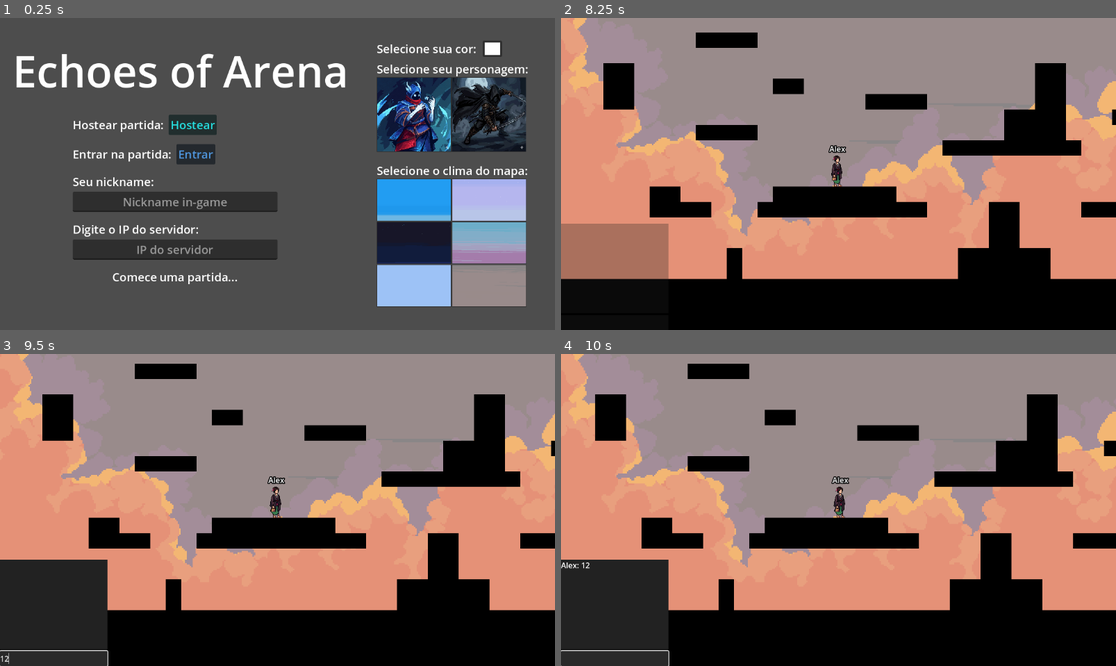
Above: before the commit, frames 1-4 (two rows, left to right).
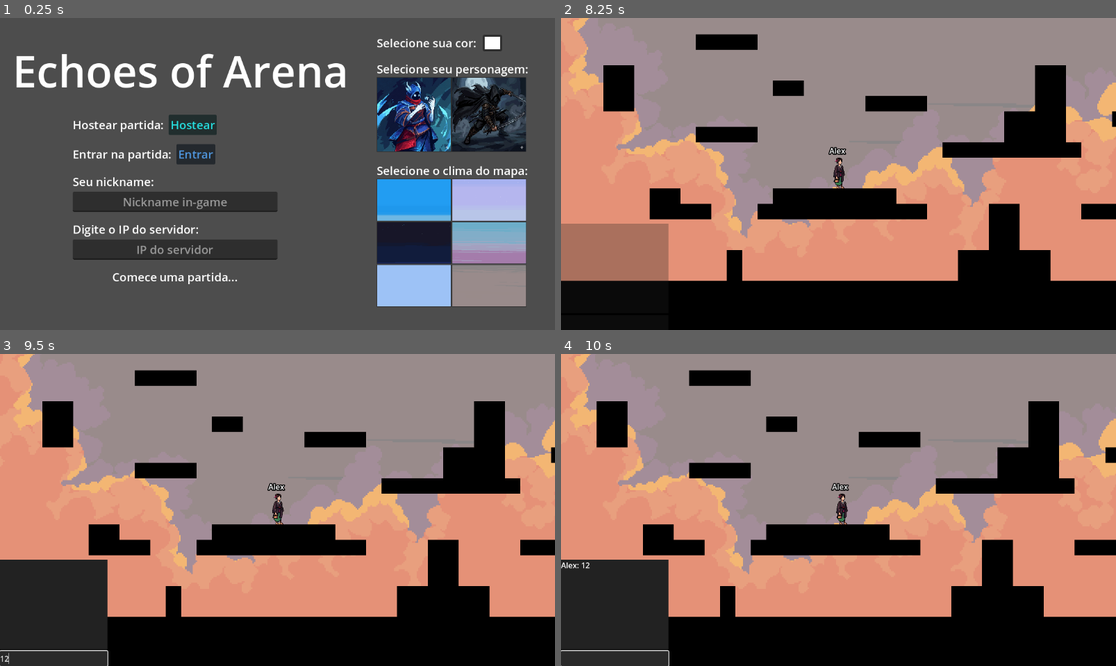
Above: after the commit, the same moments.

Repository: ramalhoproject/echoes-of-arena
Game: Godot game, scene res://maps/Lobby.tscn
Same seed, same stepped clock (60 frames per second), same inputs: the game is played once before the commit and once after it.
Inputs (mouse positions are in pixels of both pictures, inside the frame that each line leads up to):
- Up to frame 1 (0.25 s): no input
- Up to frame 2 (8.25 s): click (738, 202) at 0.52 s; type "Alex" at 0.6 s; click (738, 248) at 0.75 s; type "12" at 0.83 s; click "Entrar" at 1.25 s; click (977, 114) at 2 s; click (1049, 114) at 2.75 s; click (977, 198) at 3.5 s; click (1049, 198) at 4.25 s; click (977, 242) at 5 s; click (1049, 242) at 5.75 s; click (977, 286) at 6.5 s; click (1049, 286) at 7.25 s; click "Hostear" at 8 s
- Up to frame 3 (9.5 s): click (55, 659) at 8.77 s; type "12" at 8.85 s
- Up to frame 4 (10 s): tap Enter (ui_accept) at 9.5, 9.77 s; hold Right (ui_right) from 9.53 s (still down); hold Shift (shift) from 9.53 s (still down)

The runs differ from the first frame. In frame 1, 0.6% of the frame differs, in the area x 67-91%, y 5-13%; in frame 2, 3.5%; in frame 3, 9.4%; in frame 4, 10%, in the area x 1-100%, y 0-85%.

Commit message:
Movimentos responsivos
Adicionado ao movimento do jogador as responsividades:
- Movimento horizontal dinamico (aceleração e fricção)
- Gravidade variável (sensação de peso mais realista)
- Pulo variável (pulo mais controlado)
- Buffer no pulo (deixa a sensação de input mais justa)
- Pulo coyote (pulo mais justo)
- Correção de quinas (bater a cabeça em plataforma faz você deslizar)

Diff:
--- a/core/MapNetwork.gd
+++ b/core/MapNetwork.gd
@@ -87,10 +87,10 @@
 		NetworkManager.playerNames[1] = NetworkManager.localNickname
 
 		# Cria o player local do próprio host imediatamente
-		_spawn_player(1, NetworkManager.localPlayerColor)
+		_spawn_player(1, NetworkManager.localPlayerColor, NetworkManager.selectedCharacter)
 	else:
 		# Se for um cliente, envia um RPC para o servidor registrando seu nickname
-		rpc_id(1, "_server_register_name", NetworkManager.localNickname, NetworkManager.localPlayerColor)
+		rpc_id(1, "_server_register_name", NetworkManager.localNickname, NetworkManager.localPlayerColor, NetworkManager.selectedCharacter)
 
 	# Como essa função roda assim que a cena carrega,
 	# ela vai checar o que foi salvo no NetworkManager
@@ -102,19 +102,19 @@
 	pass
 
 @rpc("any_peer", "reliable")
-func _server_register_name(nick: String, color: Color):
+func _server_register_name(nick: String, color: Color, character: String):
 	var senderId = multiplayer.get_remote_sender_id()
 	NetworkManager.playerNames[senderId] = nick
 	# Você pode criar um dicionário de cores no NetworkManager se quiser guardar
 
-	_spawn_player(senderId, color) # Passa a cor recebida
+	_spawn_player(senderId, color, character) # Passa a cor recebida
 
 	# Notifica o chat com a cor correta do player que entrou
 	var chat = get_tree().get_first_node_in_group("InterfaceChatGroup")
 	if chat:
 		chat.rpc("_receive_message", nick, "conectou-se", color, true)
 
-func _spawn_player(id: int, color: Color = Color.WHITE):
+func _spawn_player(id: int, color: Color, character: String):
 	# Função auxiliar do servidor para calcular posição e disparar o spawn
 	if multiplayer.is_server():
 			var index = playersContainer.get_child_count() % pointsList.size()
@@ -122,21 +122,21 @@
 			var nick = NetworkManager.playerNames.get(id, "Player_" + str(id))
 
 			# Agora passamos a cor correta do player, não a do Host
-			playersSpawner.spawn({"id": id, "pos": spawnPos, "nick": nick, "color": color})
+			playersSpawner.spawn({"id": id, "pos": spawnPos, "nick": nick, "color": color, "char": character})
 
 func _custom_spawn(data: Variant) -> Node:
 	# Esta função é executada em TODOS os peers (host e clientes) via MultiplayerSpawner
 	var player = playerScene.instantiate()
-
 	# Define o nome do nó como o ID para manter a sincronia entre os peers
 	player.name = str(data.id)
-
+	# Define a autoridade ANTES de adicionar à árvore para evitar conflitos
+	player.set_multiplayer_authority(data.id)
 	# Define a posição recebida através do dicionário de dados
 	player.global_position = data.pos
-
-	# Acessa o nó de identidade visual e aplica os dados de Nick e Cor
-	# Certifique-se que o nó "PlayerVisual" existe dentro da cena Player.tscn
+	# Seta Nome e Cor
 	player.get_node("PlayerVisual").setup_identity(data)
+	# Supondo que o nó se chama "AnimatedSprite2D" ou "PlayAnimations"
+	player.get_node("AnimatedSprite2D").setup_visual(data.char)
 
 	# Retorna o player para que o Godot o adicione automaticamente ao playersContainer
 	return player
--- a/maps/Lobby.tscn
+++ b/maps/Lobby.tscn
@@ -235,9 +235,9 @@
 [node name="SelecaoCor" type="Control" parent="."]
 anchors_preset = 0
 offset_left = 782.0
-offset_top = 47.0
+offset_top = 35.0
 offset_right = 822.0
-offset_bottom = 87.0
+offset_bottom = 75.0
 
 [node name="Label" type="Label" parent="SelecaoCor"]
 layout_mode = 0
--- a/player/base/Player.tscn
+++ b/player/base/Player.tscn
@@ -8,8 +8,9 @@
 [ext_resource type="Script" uid="uid://cyq5b6uob4l76" path="res://player/base/PlayerInput.gd" id="5_x8kxw"]
 [ext_resource type="SpriteFrames" uid="uid://cehlptl6x11o5" path="res://characters/CryomancerAnimation.tres" id="6_2rkwa"]
 
-[sub_resource type="RectangleShape2D" id="RectangleShape2D_4kuee"]
-size = Vector2(32, 32)
+[sub_resource type="CapsuleShape2D" id="CapsuleShape2D_2rkwa"]
+radius = 11.0
+height = 64.0
 
 [sub_resource type="SceneReplicationConfig" id="SceneReplicationConfig_gfjak"]
 properties/0/path = NodePath("PlayerName:text")
@@ -33,6 +34,8 @@
 
 [node name="Player" type="CharacterBody2D" node_paths=PackedStringArray("playerInput")]
 collision_layer = 0
+floor_snap_length = 12.0
+safe_margin = 0.1
 script = ExtResource("1_gfjak")
 playerInput = NodePath("PlayerInput")
 
@@ -50,7 +53,8 @@
 script = ExtResource("3_wnvi2")
 
 [node name="CollisionShape2D" type="CollisionShape2D" parent="."]
-shape = SubResource("RectangleShape2D_4kuee")
+position = Vector2(0, -2)
+shape = SubResource("CapsuleShape2D_2rkwa")
 
 [node name="MultiplayerSynchronizer" type="MultiplayerSynchronizer" parent="."]
 replication_config = SubResource("SceneReplicationConfig_gfjak")
@@ -63,9 +67,9 @@
 anchor_right = 0.5
 anchor_bottom = 0.5
 offset_left = -54.0
-offset_top = -74.0
+offset_top = -60.0
 offset_right = 50.0
-offset_bottom = -51.0
+offset_bottom = -37.0
 grow_horizontal = 2
 grow_vertical = 2
 theme_override_colors/font_outline_color = Color(0, 0, 0, 1)
@@ -76,8 +80,18 @@
 
 [node name="AnimatedSprite2D" type="AnimatedSprite2D" parent="."]
 texture_filter = 1
-position = Vector2(0, -48)
+position = Vector2(5, -34)
 sprite_frames = ExtResource("6_2rkwa")
 animation = &"idle"
 autoplay = "idle"
 script = ExtResource("4_2rkwa")
+
+[node name="HeadCollision" type="Node2D" parent="."]
+
+[node name="RayCastLeft" type="RayCast2D" parent="HeadCollision"]
+position = Vector2(-8, -28)
+target_position = Vector2(0, -16)
+
+[node name="RayCastRight" type="RayCast2D" parent="HeadCollision"]
+position = Vector2(8, -28)
+target_position = Vector2(0, -16)
--- a/player/base/PlayerAnimations.gd
+++ b/player/base/PlayerAnimations.gd
@@ -45,6 +45,9 @@
 		else:
 			play("walk")
 
+func setup_visual(personagem: String):
+	_aplicar_sprite_frames(personagem)
+
 # Função para trocar o recurso visual
 func _aplicar_sprite_frames(personagem: String):
 	if personagem == "cryomancer":
--- a/player/base/PlayerInput.gd
+++ b/player/base/PlayerInput.gd
@@ -1,9 +1,10 @@
 extends Node # Define que este objeto é um nó simples na árvore de cena
 
 # Variáveis globais para armazenar o estado do input que será lido pelo script de movimento (Parent)
-var movementDirection := 0.0  # Direção horizontal (-1.0 esquerda, 1.0 direita, 0 parado)
-var jumpPressed := false      # Estado do pulo (true se estiver pressionando o botão de pular)
-var shiftPressed := false      # Estado do shift (true se estiver pressionando o botão de shift)
+var movementDirection : float = 0.0  # Direção horizontal (-1.0 esquerda, 1.0 direita, 0 parado)
+var jumpIntent : bool = false      # Estado do pulo (true se foi pressionado o botão de pular)
+var jumpReleased : bool = false      # Estado do pulo (true se foi soltado o botão de pular)
+var shiftPressed : bool = false      # Estado do shift (true se estiver pressionando o botão de shift)
 
 # Função chamada a cada frame do jogo
 func _process(_delta):
@@ -17,7 +18,7 @@
 	# --- Lógica de bloqueio enquanto o CHAT (LineEdit) está aberto ---
 	if focusOwner is LineEdit:
 		movementDirection = 0 # Zera o movimento para o player não andar sozinho enquanto digita
-		jumpPressed = false    # Impede que o player pule enquanto digita
+		jumpIntent = false    # Impede que o player pule enquanto digita
 
 		# Verifica se o jogador apertou ESC (ui_cancel) especificamente para sair do chat
 		if Input.is_action_just_pressed("ui_cancel"):
@@ -32,7 +33,12 @@
 	movementDirection = Input.get_axis("ui_left", "ui_right")
 
 	# Verifica se a tecla configurada para "pular" (seta para cima/W) está sendo pressionada
-	jumpPressed = Input.is_action_pressed("ui_up")
+	if Input.is_action_just_pressed("ui_up"):
+		jumpIntent = true
+		jumpReleased = false
+	# Verifica se a tecla configurada para "pular" (seta para cima/W) está foi solta
+	if Input.is_action_just_released("ui_up"):
+		jumpReleased = true
 
 	# Verifica se a tecla configurada para "shift" está sendo pressionada
 	shiftPressed = Input.is_action_pressed("shift")
--- a/player/base/PlayerMovement.gd
+++ b/player/base/PlayerMovement.gd
@@ -1,48 +1,104 @@
 extends CharacterBody2D
 class_name PlayerMovement
-# Script responsável pelo movimento do player.
-# Executa apenas no peer que possui autoridade sobre este player.
 
-@export var speed := 300 # Velocidade horizontal do player
-@export var jumpForce := 550 # Força aplicada ao pulo
-@export var gravity := 1200 # Valor da gravidade aplicada quando o player está no ar
+## CONSTANTES DE GAMEPLAY
+const JUMP_GRAVITY : float = 1400
+const FALL_GRAVITY : float = 1800
+const COYOTE_TIME : float = 0.15   # Tempo (segundos) para pular após cair da plataforma
+const JUMP_BUFFER_TIME : float = 0.15 # Tempo (segundos) que o comando de pulo fica "salvo"
 
+# VARIÁVEIS EXPORT
+@export var speed := 250
+@export var jumpForce := 600
+@export var acceleration : float = 2400 # Aumentei um pouco para ser mais responsivo
+@export var friction : float = 1800
 @export var playerInput: Node2D
-# Referência o filho PlayerInput
+@export var headShiftAmount : float = 10.0
+@export var headShiftSpeed : float = 30.0
 
-var spawnPosition: Vector2
+# VARIÁVEIS DE ESTADO INTERNO
+var coyoteTimer : float = 0.0
+var jumpBufferTimer : float = 0.0
+var jumpCutoffValue : float = 0.3
 
-func _enter_tree():
-	# O nome do node é o peer_id (definido pelo servidor no spawn)
-	var player_id := str(name).to_int()
-
-	# Define a autoridade DO PLAYER
-	set_multiplayer_authority(player_id)
-
-	# Define a autoridade DO MULTIPLAYER SYNCHRONIZER
-	$MultiplayerSynchronizer.set_multiplayer_authority(player_id)
-
-func _ready():
-	# Se este player NÃO for controlado localmente,
-	# desativa processamento físico e de input
-	if not is_multiplayer_authority():
-		set_physics_process(false)
-		set_process_unhandled_input(false)
+@onready var rayLeft: RayCast2D = $HeadCollision/RayCastLeft
+@onready var rayRight: RayCast2D = $HeadCollision/RayCastRight
 
 func _physics_process(delta):
-	# Aplica gravidade quando o player não está no chão
-	if not is_on_floor():
-		velocity.y += gravity * delta
+	if not is_multiplayer_authority(): return
 
-	# Captura input horizontal e verifica de acordo com a tecla shift
-	if playerInput.shiftPressed:
-		velocity.x = playerInput.movementDirection * speed / 3 #Se pressionar shift diminui a velocidade
+	# 1. ATUALIZAR TIMERS
+	coyoteTimer -= delta
+	jumpBufferTimer -= delta
+
+	if is_on_floor():
+		coyoteTimer = COYOTE_TIME # Reset do coyote ao tocar o chão
+
+	if playerInput.jumpIntent:
+		jumpBufferTimer = JUMP_BUFFER_TIME # Salva a intenção de pular
+		playerInput.jumpIntent = false # Consome o input bruto
+
+	# 2. PROCESSAR MOVIMENTO
+	_handle_movement(delta)
+	_handle_jump(delta)
+	_apply_gravity(delta)
+	_handle_corner_correction()
+
+	move_and_slide()
+
+func _handle_movement(delta: float) -> void:
+	var targetSpeed = speed
+	if playerInput.shiftPressed: targetSpeed /= 3
+
+	var targetVelocity = playerInput.movementDirection * targetSpeed
+
+	if playerInput.movementDirection != 0:
+		velocity.x = move_toward(velocity.x, targetVelocity, acceleration * delta)
 	else:
-		velocity.x = playerInput.movementDirection * speed
+		velocity.x = move_toward(velocity.x, 0.0, friction * delta)
 
-	# Executa pulo se estiver no chão
-	if playerInput.jumpPressed and is_on_floor():
+func _handle_jump(_delta: float) -> void:
+	# 1. LOGICA DE INICIO DO PULO (Buffer + Coyote)
+	if jumpBufferTimer > 0 and coyoteTimer > 0:
 		velocity.y = -jumpForce
+		jumpBufferTimer = 0
+		coyoteTimer = 0
+		# Se o jogador já soltou o botão antes mesmo de pular (clique ultra rápido),
+		# aplicamos o corte imediatamente após o impulso inicial
+		if playerInput.jumpReleased:
+			velocity.y *= jumpCutoffValue
+			playerInput.jumpReleased = false
 
-	# Move o player respeitando colisões
-	move_and_slide()
+	# 2. LOGICA DE CORTE DO PULO (Variable Jump Height)
+	if playerInput.jumpReleased:
+		if velocity.y < 0.0:
+			# Só corta se estiver subindo.
+			# Se estiver caindo, apenas limpamos a intenção.
+			velocity.y *= jumpCutoffValue
+
+		# IMPORTANTE: Consumimos o input para ele não ficar cortando a velocidade
+		# em frames seguintes de queda.
+		playerInput.jumpReleased = false
+
+func _apply_gravity(delta: float) -> void:
+	if is_on_floor(): return
+
+	# Gravidade variável: cai mais rápido do que sobe (melhora o feeling)
+	var gravity := JUMP_GRAVITY if velocity.y < 0.0 else FALL_GRAVITY
+	velocity.y += gravity * delta
+
+func _handle_corner_correction():
+	if velocity.y >= 0:
+		return
+
+	var leftHit = rayLeft.is_colliding()
+	var rightHit = rayRight.is_colliding()
+
+	# Se apenas o lado direito bateu, empurramos para a esquerda
+	if rightHit and not leftHit:
+		global_position.x -= headShiftAmount
+		velocity.x = -headShiftSpeed
+	# Se apenas o lado esquerdo bateu, empurramos para a direita
+	elif leftHit and not rightHit:
+		global_position.x += headShiftAmount
+		velocity.x = headShiftSpeed
